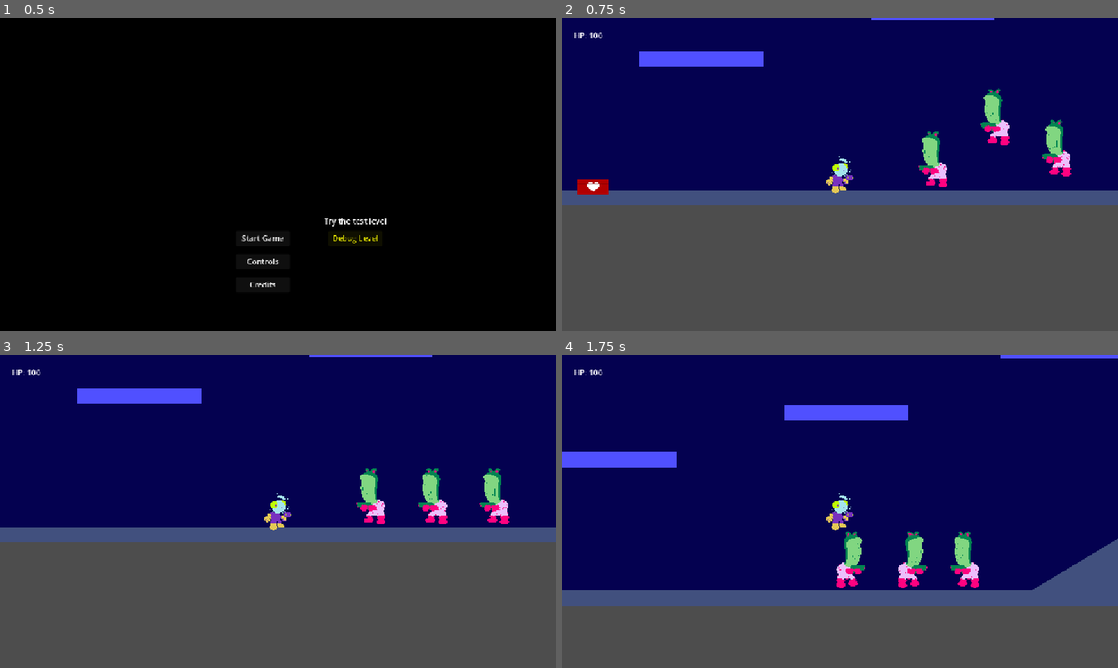
Above: before the commit, frames 1-4 (two rows, left to right).
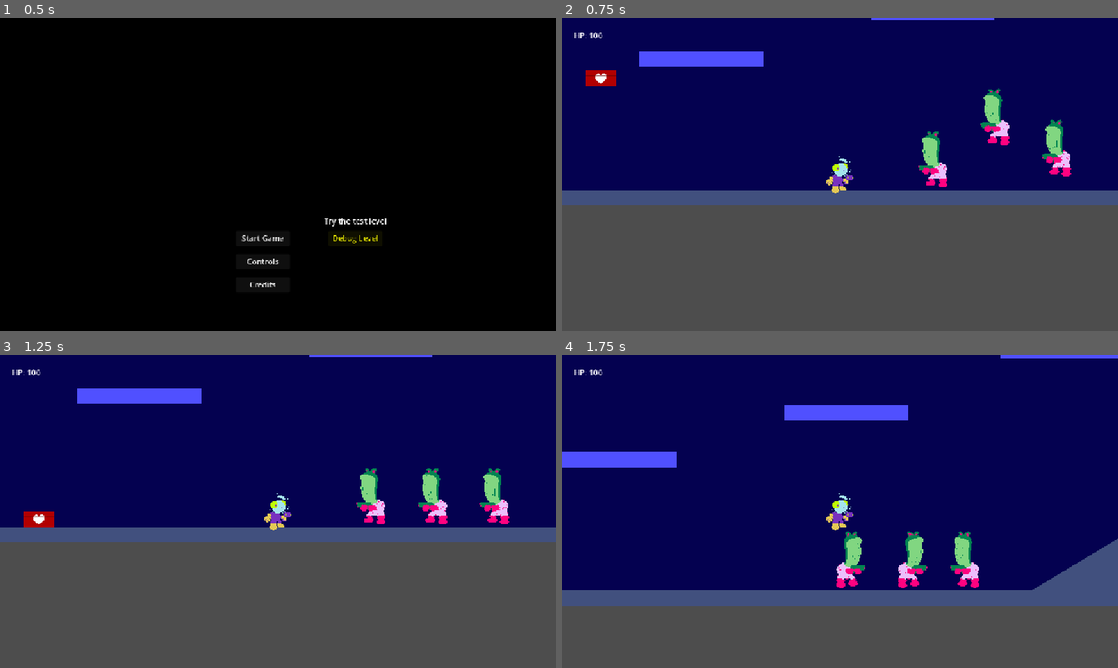
Above: after the commit, the same moments.

Repository: kv-mod3/FightClub-SpacePirates
Game: Godot game, scene res://levels/title_menu.tscn
Same seed, same stepped clock (60 frames per second), same inputs: the game is played once before the commit and once after it.
Inputs:
- Up to frame 1 (0.5 s): no input
- Up to frame 2 (0.75 s): click "Debug Level" at 0.5 s
- Up to frame 3 (1.25 s): no input
- Up to frame 4 (1.75 s): tap Enter (shoot) at 1.25, 1.35 s; hold D (right) from 1.28 s (still down); tap Space (jump) at 1.52 s

Frame 1 is identical in both runs. In frame 2, 0.6% of the frame differs, in the area x 2-10%, y 16-57%; in frame 3, 0.3%; in frame 4, nothing differs.

Commit message:
fixed health item collisions
* Health item properly collides with ground
* Health item does not collide with player anymore (intended).

Diff:
--- a/project-space-pirates/levels/level_debug.tscn
+++ b/project-space-pirates/levels/level_debug.tscn
@@ -52,7 +52,7 @@
 [node name="Objects" type="Node" parent="."]
 
 [node name="HealthItem" parent="Objects" instance=ExtResource("4_ppha6")]
-position = Vector2(-256, 32)
+position = Vector2(-248, -80)
 
 [node name="PlayerPlatformer" parent="." instance=ExtResource("1_75gwh")]
 position = Vector2(0, 24)
--- a/project-space-pirates/objects/health_item.tscn
+++ b/project-space-pirates/objects/health_item.tscn
@@ -7,7 +7,6 @@
 
 [node name="HealthItem" type="CharacterBody2D"]
 collision_layer = 16
-collision_mask = 4
 script = ExtResource("1_ssjt5")
 
 [node name="CollisionShape2D" type="CollisionShape2D" parent="."]
